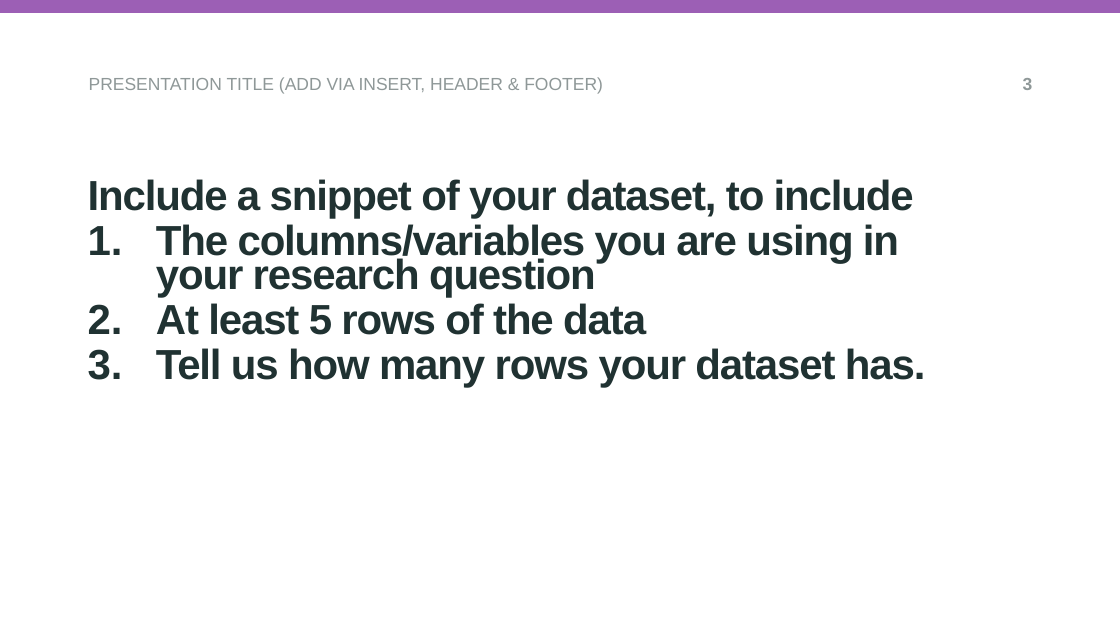
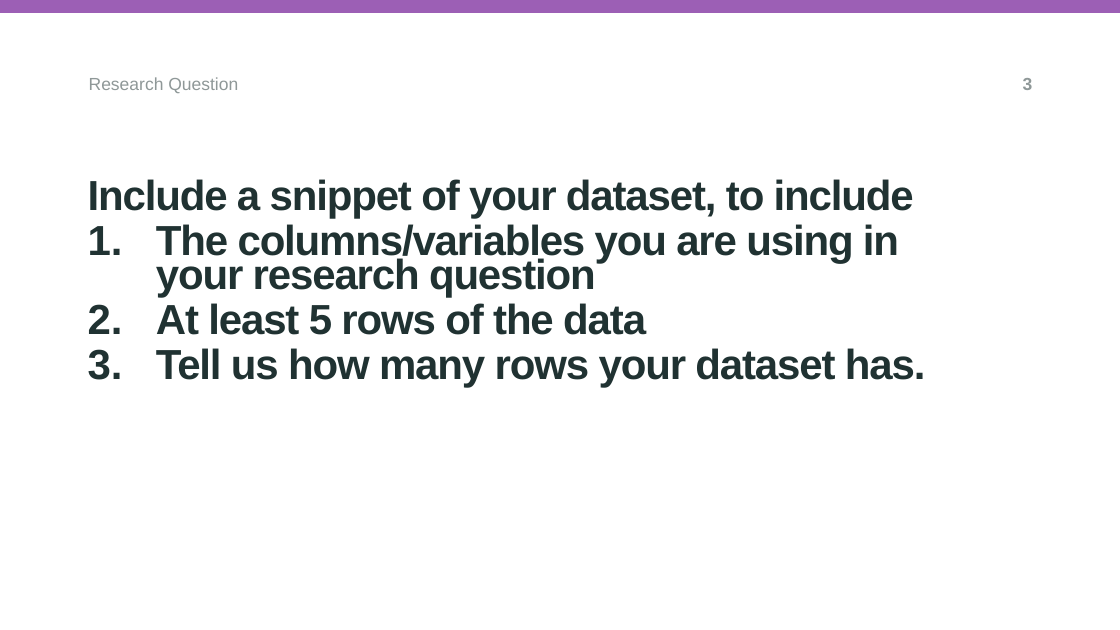
Before and after one commit to aa24abf/A246_7COM1079, a slide deck: slide 3 of reseach_question_presentation_template.pptx. Drawn at 1120x630 pixels with LibreOffice and Linux fonts; fonts in the diff are those of the drawing; background and template pictures are left out. Boxes give left, top, right and bottom in pixels: in the first picture for what was removed or moved away, otherwise in the second. Text is boxed around its words. In the diff, an @@ line names an element or a change of style, - is before the commit and + after.

Commit message:
Research PPT template - john

```diff
--- a/reseach_question_presentation_template.pptx
+++ b/reseach_question_presentation_template.pptx
@@ text at (89, 77, 238, 93): text changed @@
-PRESENTATION TITLE (ADD VIA INSERT, HEADER & FOOTER)
+Research Question
```
Also in this commit, not shown: 5 other slides changed.
